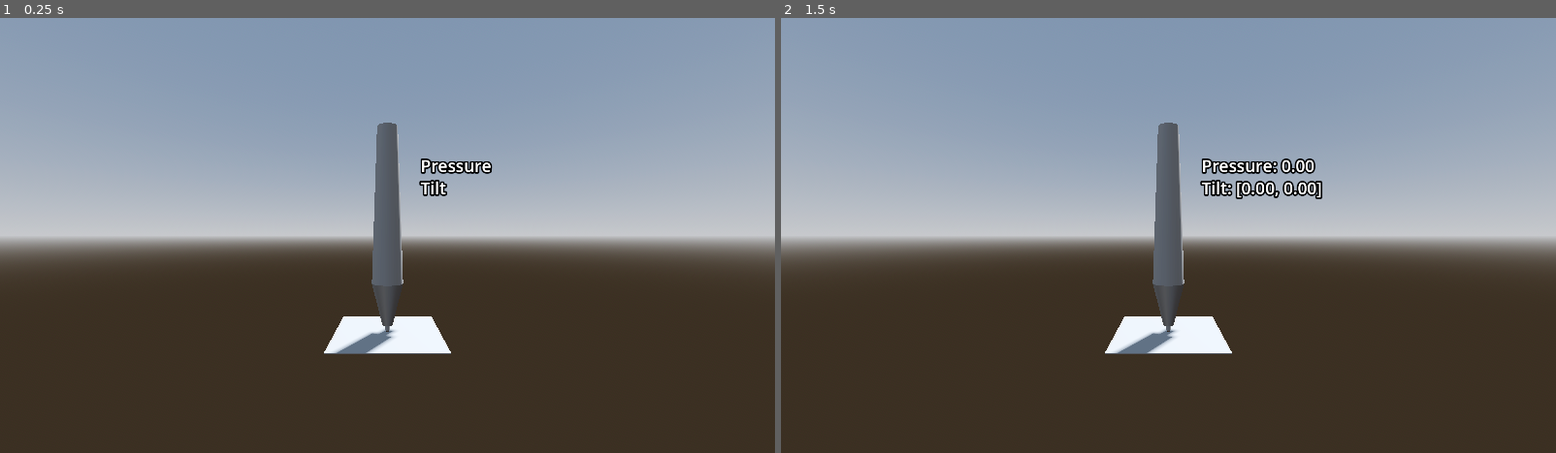
Above: before the commit, frames 1-2 (left to right).
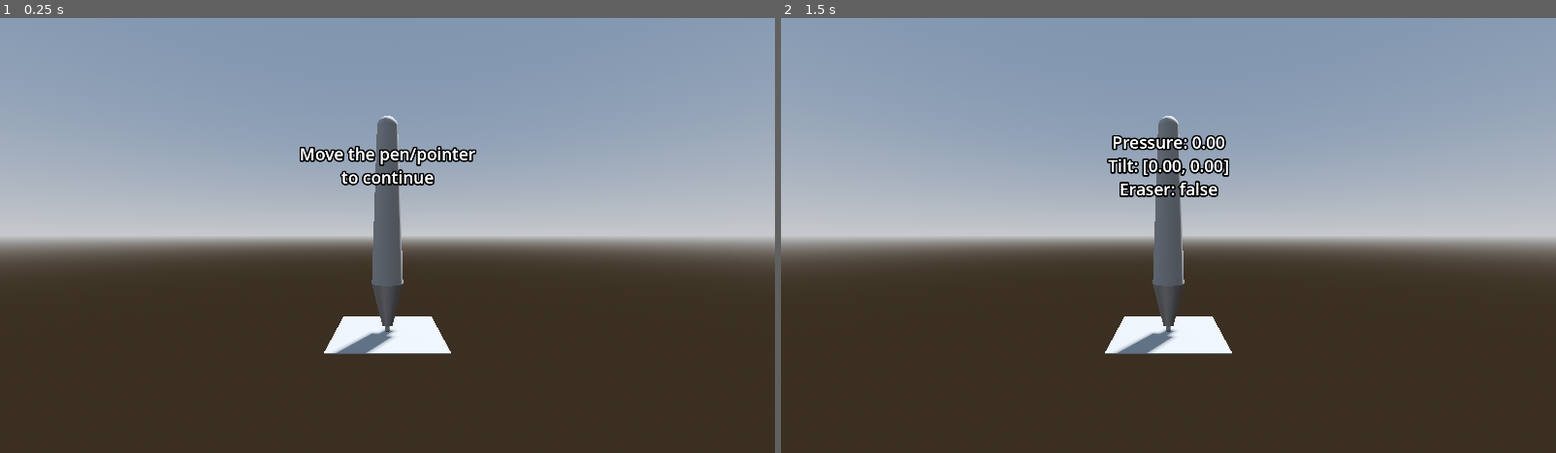
Above: after the commit, the same moments.

Repository: Riteo/godot-tablet-visualizer
Game: Godot game, scene res://node_3d.tscn
Same seed, same stepped clock (60 frames per second), same inputs: the game is played once before the commit and once after it.
Inputs (mouse positions are in pixels of both pictures, inside the frame that each line leads up to):
- Up to frame 1 (0.25 s): no input
- Up to frame 2 (1.5 s): tap Enter at 0.5 s; move the mouse to (1339, 213) at 0.52 s; tap Space at 1.25 s; move the mouse to (1013, 257) at 1.27 s

The runs differ from the first frame. In frame 1, 1.3% of the frame differs, in the area x 38-64%, y 22-72%; in frame 2, 1.9%, in the area x 42-70%, y 22-72%.

Commit message:
Add pen_inverted support & some misc fixes

Diff:
--- a/node_3d.tscn
+++ b/node_3d.tscn
@@ -14,6 +14,10 @@
 sky = SubResource("Sky_j4pmd")
 tonemap_mode = 2
 glow_enabled = true
+
+[sub_resource type="SphereMesh" id="SphereMesh_h0nep"]
+radius = 0.1
+height = 0.2
 
 [sub_resource type="CylinderMesh" id="CylinderMesh_t0kam"]
 top_radius = 0.1
@@ -47,33 +51,33 @@
 [node name="Pen" type="Node3D" parent="."]
 script = ExtResource("1_8ay3o")
 
-[node name="Body" type="MeshInstance3D" parent="Pen"]
-transform = Transform3D(1, 0, 0, 0, 1, 0, 0, 0, 1, 0, 1.21412, -0.000329733)
+[node name="Eraser" type="MeshInstance3D" parent="Pen"]
+transform = Transform3D(1, 0, 0, 0, 1, 0, 0, 0, 1, 0, 1.963, 0)
+mesh = SubResource("SphereMesh_h0nep")
+skeleton = NodePath("../..")
+
+[node name="Body" type="MeshInstance3D" parent="Pen/Eraser"]
+transform = Transform3D(1, 0, 0, 0, 1, 0, 0, 0, 1, 0, -0.74988, -0.000329733)
 mesh = SubResource("CylinderMesh_t0kam")
 skeleton = NodePath("")
 
-[node name="Chamfer" type="MeshInstance3D" parent="Pen/Body"]
+[node name="Chamfer" type="MeshInstance3D" parent="Pen/Eraser/Body"]
 transform = Transform3D(1, 0, 0, 0, 1, 0, 0, 0, 1, 0, -0.949667, 0)
 mesh = SubResource("CylinderMesh_xo42r")
 skeleton = NodePath("")
 
-[node name="Tip" type="MeshInstance3D" parent="Pen"]
-transform = Transform3D(1, 0, 0, 0, 1, 0, 0, 0, 1, 0, 0.198977, -0.000329733)
+[node name="Tip" type="MeshInstance3D" parent="Pen/Eraser"]
+unique_name_in_owner = true
+transform = Transform3D(1, 0, 0, 0, 1, 0, 0, 0, 1, 0, -1.76502, -0.000329733)
 mesh = SubResource("CapsuleMesh_cyale")
 skeleton = NodePath("")
 
-[node name="PressureLabel" type="Label3D" parent="Pen"]
-transform = Transform3D(1, 0, 0, 0, 1, 0, 0, 0, 1, 0.317638, 1.59277, 0)
+[node name="InfoLabel" type="Label3D" parent="Pen"]
+transform = Transform3D(1, 0, 0, 0, 1, 0, 0, 0, 1, 0, 1.593, 0)
 billboard = 1
-text = "Pressure"
-horizontal_alignment = 0
-
-[node name="TiltLabel" type="Label3D" parent="Pen"]
-transform = Transform3D(1, 0, 0, 0, 1, 0, 0, 0, 1, 0.317638, 1.37849, 0)
-billboard = 1
-text = "Tilt
-"
-horizontal_alignment = 0
+no_depth_test = true
+text = "Move the pen/pointer
+to continue"
 
 [node name="Tablet" type="MeshInstance3D" parent="."]
 transform = Transform3D(1, 0, 0, 0, 1, 0, 0, 0, 1, 0, -0.00600491, 0)
--- a/pen.gd
+++ b/pen.gd
@@ -1,13 +1,31 @@
 extends Node3D
 
-@onready
-var start_height = $Body.position.y
+@onready var start_transform : Transform3D = $Eraser.transform
+@onready var tip_transform : Transform3D = %Tip.transform
+
+const TIP_PRESSURE_MULTIPLIER := 0.02
+const ERASER_RADIUS := 0.1
 
 func _input(event: InputEvent) -> void:
 	if event is InputEventMouseMotion:
-		$Body.position.y = start_height - event.pressure * 0.02
+		var tip_offset : float = event.pressure * TIP_PRESSURE_MULTIPLIER
+
+		if event.pen_inverted:
+			# The tip stays always put when upside down.
+			%Tip.transform = tip_transform
+
+			# Move the eraser (and thus the whole pen) to the pivot (with the
+			# proper offset to not go through the tablet)...
+			$Eraser.position.y = ERASER_RADIUS
+			# ... and flip everything outside down.
+			$Eraser.rotation_degrees.z = 180
+		else:
+			$Eraser.position.y = start_transform.origin.y - tip_offset
+			%Tip.position.y = tip_transform.origin.y + tip_offset
+
+		# This node acts as a pivot, so we just need to tilt it.
 		rotation_degrees.x = event.tilt.x * 90
 		rotation_degrees.y = event.tilt.y * 90
 
-		$PressureLabel.text = "Pressure: %.2f" % event.pressure
-		$TiltLabel.text = "Tilt: [%.2f, %.2f]" % [event.tilt.x, event.tilt.y]
+		$InfoLabel.text = "Pressure: %.2f\nTilt: [%.2f, %.2f]\nEraser: %s" \
+			% [event.pressure, event.tilt.x, event.tilt.y, event.pen_inverted]
Not shown: 1 places in node_3d.tscn that only renumber resources
